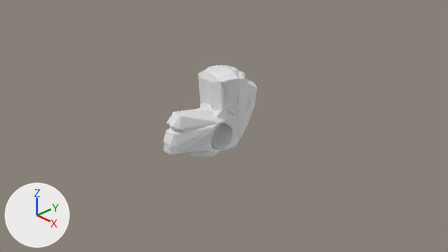
Before and after pictures for a commit that changed the Blender file maybraid/art/items/guns/bodies/snailer_body.blend.
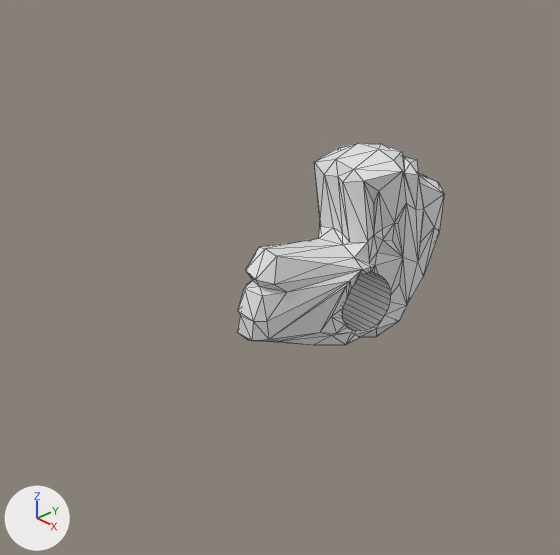
Each version is shown from the file's camera 'Camera', then close up on the part from 12% to 69% of the width and 0% to 100% of the height. The axes (+X, +Y, +Z) are drawn at lower left. The lights are the same throughout. The last two pictures show the newer version. The close-ups show mesh edges as thin lines.

Names of what the first close-up shows: 'BézierCurve.002'.
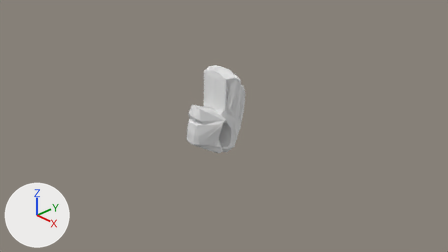
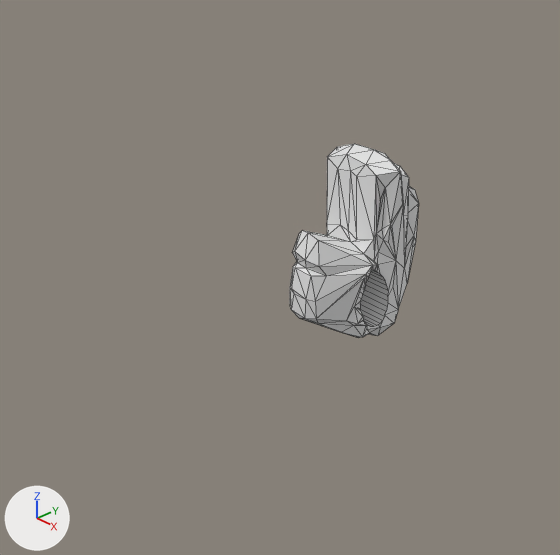
What differs and where, as boxes (x1, y1, x2, y2) in the close-ups (560 x 555 px):
```json
{"object": "BézierCurve.002", "change": "reshaped, rescaled", "before": [238, 143, 444, 345], "after": [290, 144, 419, 338], "on screen": "37% narrower"}
```

The change, as JSON lines over the scene's bpy script:
```json
{"block": "me_béziercurve_002", "where": "# used by ob_béziercurve_002; location = (0.0, 0.0, 0.0)"}
{"op": "remove", "block": "me_béziercurve_002", "code": "me_béziercurve_002.from_pydata(...)  # 275 vertices, 379 faces; spans x -0.39..0.38, y -1.33..0.71, z -0.49..1.05"}
{"op": "add", "block": "me_béziercurve_002", "code": "me_béziercurve_002.from_pydata(...)  # 275 vertices, 379 faces; spans x -0.39..0.38, y -1.47..0.57, z -0.49..1.06"}
{"block": "me_béziercurve_002", "change": "me_béziercurve_002 part 1: 275 of 275 vertices moved; they spanned x -0.39..0.38, y -1.33..0.71, z -0.49..1.05 and now span x -0.39..0.38, y -1.47..0.57, z -0.49..1.06; mean shift (0.0, -0.13, 0.0)"}
{"op": "set", "path": "ob_béziercurve_002.scale", "old": "(1.0, 1.0, 1.0)", "new": "(1.0, 0.538, 1.0)"}
```
